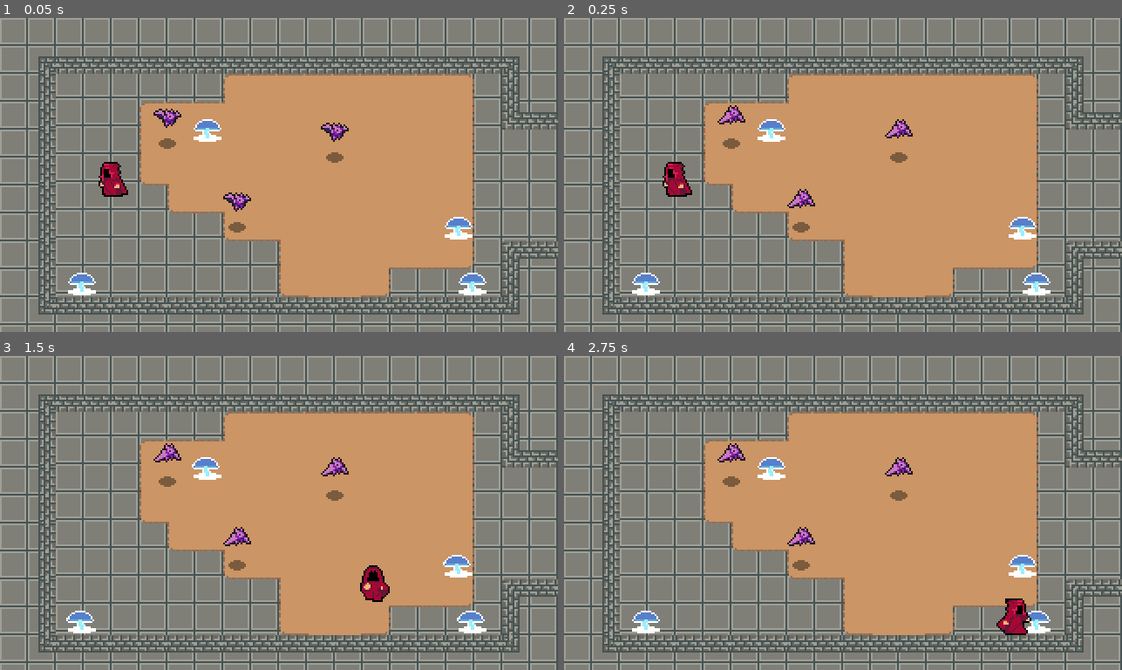
Above: before the commit, frames 1-4 (two rows, left to right).
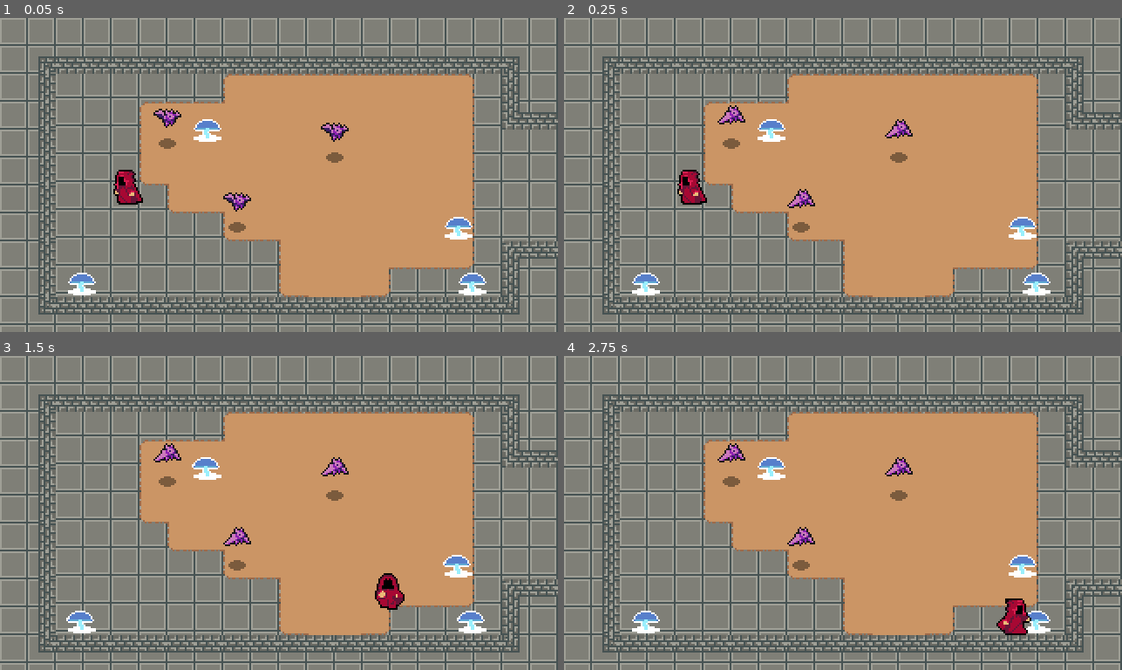
Above: after the commit, the same moments.

Repository: JosephLund/WizardRPG
Game: Godot game, scene res://World.tscn
Two runs of this game, one before a commit and one after it. Both use one fixed random seed, a clock stepped at 60 frames per second and the inputs below.
Inputs (mouse positions are in pixels of both pictures, inside the frame that each line leads up to):
- Up to frame 1 (0.05 s): no input
- Up to frame 2 (0.25 s): no input
- Up to frame 3 (1.5 s): move the mouse to (401, 497) at 0.52 s; hold Right (ui_right) 0.53-1.28 s; move the mouse to (167, 528) at 1.27 s; hold Down (ui_down) from 1.28 s (still down)
- Up to frame 4 (2.75 s): move the mouse to (898, 443) at 2.02 s; release Down (ui_down) at 2.03 s; hold Right (ui_right) from 2.03 s (still down)

The runs differ from the first frame. In frame 1, 0.7% of the frame differs, in the area x 17-26%, y 45-60%; in frame 2, 0.7%; in frame 3, 0.7%, in the area x 64-73%, y 66-81%; in frame 4, nothing differs.

Commit message:
fixing main menu background

Diff:
--- a/UI/MainMenu/MainMenu.tscn
+++ b/UI/MainMenu/MainMenu.tscn
@@ -3,46 +3,6 @@
 [ext_resource path="res://UI/MainMenu/mainmenu.PNG" type="Texture" id=1]
 [ext_resource path="res://World/Torch/torch.png" type="Texture" id=2]
 [ext_resource path="res://UI/MainMenu/Waterfall-SpriteSheet.png" type="Texture" id=3]
-
-[sub_resource type="AtlasTexture" id=1]
-atlas = ExtResource( 2 )
-region = Rect2( 0, 0, 16, 16 )
-
-[sub_resource type="AtlasTexture" id=2]
-atlas = ExtResource( 2 )
-region = Rect2( 16, 0, 16, 16 )
-
-[sub_resource type="AtlasTexture" id=3]
-atlas = ExtResource( 2 )
-region = Rect2( 32, 0, 16, 16 )
-
-[sub_resource type="AtlasTexture" id=4]
-atlas = ExtResource( 2 )
-region = Rect2( 48, 0, 16, 16 )
-
-[sub_resource type="AtlasTexture" id=5]
-atlas = ExtResource( 2 )
-region = Rect2( 64, 0, 16, 16 )
-
-[sub_resource type="AtlasTexture" id=6]
-atlas = ExtResource( 2 )
-region = Rect2( 80, 0, 16, 16 )
-
-[sub_resource type="AtlasTexture" id=7]
-atlas = ExtResource( 2 )
-region = Rect2( 96, 0, 16, 16 )
-
-[sub_resource type="AtlasTexture" id=8]
-atlas = ExtResource( 2 )
-region = Rect2( 112, 0, 16, 16 )
-
-[sub_resource type="SpriteFrames" id=9]
-animations = [ {
-"frames": [ SubResource( 1 ), SubResource( 2 ), SubResource( 3 ), SubResource( 4 ), SubResource( 5 ), SubResource( 6 ), SubResource( 7 ), SubResource( 8 ) ],
-"loop": true,
-"name": "default",
-"speed": 5.0
-} ]
 
 [sub_resource type="AtlasTexture" id=10]
 atlas = ExtResource( 3 )
@@ -64,6 +24,46 @@
 "speed": 5.0
 } ]
 
+[sub_resource type="AtlasTexture" id=14]
+atlas = ExtResource( 2 )
+region = Rect2( 0, 0, 16, 16 )
+
+[sub_resource type="AtlasTexture" id=15]
+atlas = ExtResource( 2 )
+region = Rect2( 16, 0, 16, 16 )
+
+[sub_resource type="AtlasTexture" id=16]
+atlas = ExtResource( 2 )
+region = Rect2( 32, 0, 16, 16 )
+
+[sub_resource type="AtlasTexture" id=17]
+atlas = ExtResource( 2 )
+region = Rect2( 48, 0, 16, 16 )
+
+[sub_resource type="AtlasTexture" id=18]
+atlas = ExtResource( 2 )
+region = Rect2( 64, 0, 16, 16 )
+
+[sub_resource type="AtlasTexture" id=19]
+atlas = ExtResource( 2 )
+region = Rect2( 80, 0, 16, 16 )
+
+[sub_resource type="AtlasTexture" id=20]
+atlas = ExtResource( 2 )
+region = Rect2( 96, 0, 16, 16 )
+
+[sub_resource type="AtlasTexture" id=21]
+atlas = ExtResource( 2 )
+region = Rect2( 112, 0, 16, 16 )
+
+[sub_resource type="SpriteFrames" id=22]
+animations = [ {
+"frames": [ SubResource( 14 ), SubResource( 15 ), SubResource( 16 ), SubResource( 17 ), SubResource( 18 ), SubResource( 19 ), SubResource( 20 ), SubResource( 21 ) ],
+"loop": true,
+"name": "default",
+"speed": 5.0
+} ]
+
 [node name="Control" type="Control"]
 anchor_right = 1.0
 anchor_bottom = 1.0
@@ -75,19 +75,23 @@
 texture = ExtResource( 1 )
 offset = Vector2( 160, 90 )
 
-[node name="LeftTorch" type="AnimatedSprite" parent="."]
-position = Vector2( 64.8154, 122.05 )
-frames = SubResource( 9 )
-frame = 5
-playing = true
-
-[node name="RightTorch" type="AnimatedSprite" parent="."]
-position = Vector2( 236.289, 122.05 )
-frames = SubResource( 9 )
-frame = 4
-playing = true
-
 [node name="Waterfall" type="AnimatedSprite" parent="."]
 position = Vector2( 288, 129 )
 frames = SubResource( 13 )
 playing = true
+
+[node name="LeftTorch" type="KinematicBody2D" parent="."]
+
+[node name="AnimatedSprite" type="AnimatedSprite" parent="LeftTorch"]
+position = Vector2( 59.7341, 125.141 )
+frames = SubResource( 22 )
+playing = true
+
+[node name="Light2D" type="Light2D" parent="LeftTorch"]
+
+[node name="RightTorch2" type="KinematicBody2D" parent="."]
+
+[node name="AnimatedSprite" type="AnimatedSprite" parent="RightTorch2"]
+position = Vector2( 214.576, 125.809 )
+frames = SubResource( 22 )
+playing = true
--- a/World.tscn
+++ b/World.tscn
@@ -1,4 +1,3 @@
-
 [gd_scene load_steps=107 format=2]
 
 [ext_resource path="res://Player/Player.tscn" type="PackedScene" id=1]
@@ -8,7 +7,6 @@
 [ext_resource path="res://World/CliffTileset.png" type="Texture" id=5]
 [ext_resource path="res://World/dungeonTileSet.png" type="Texture" id=6]
 [ext_resource path="res://Enemies/Bat.tscn" type="PackedScene" id=7]
-[ext_resource path="res://World/Rock.tscn" type="PackedScene" id=8]
 
 [sub_resource type="TileSet" id=1]
 0/name = "DirtTileset.png 0"
@@ -981,7 +979,7 @@
 [node name="YSort" type="YSort" parent="."]
 
 [node name="Player" parent="YSort" instance=ExtResource( 1 )]
-position = Vector2( 63.5051, 99.2806 )
+position = Vector2( 72, 104 )
 
 [node name="Rocks" type="YSort" parent="YSort"]
 
